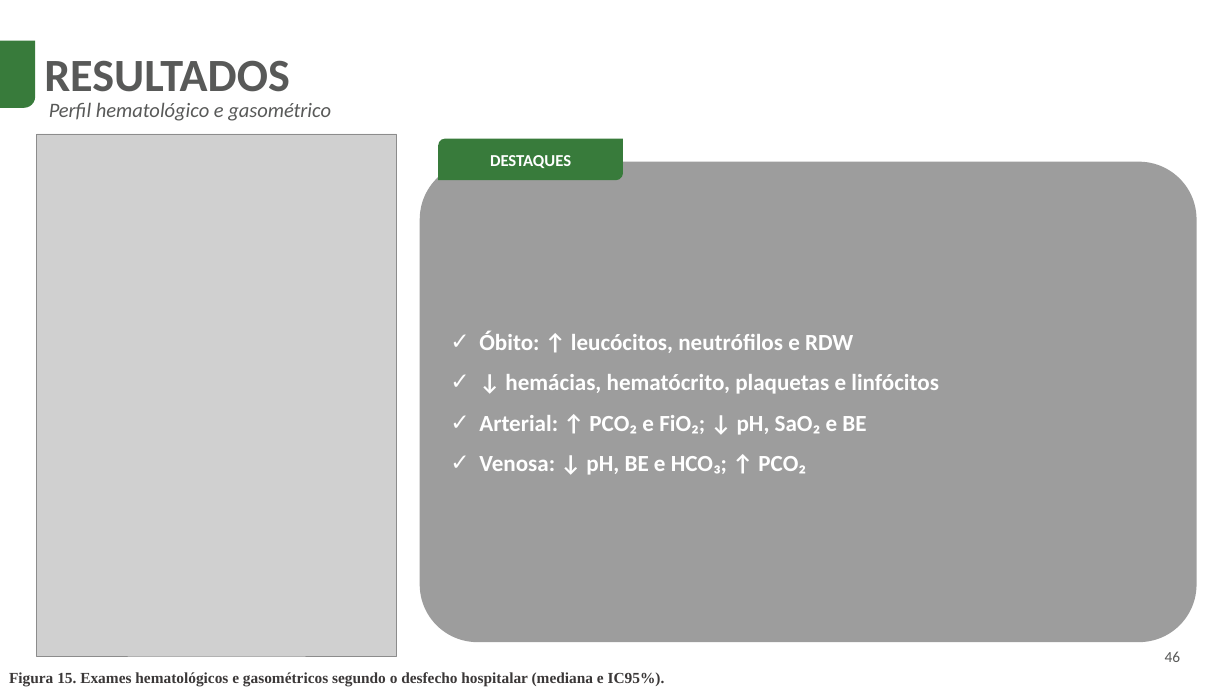
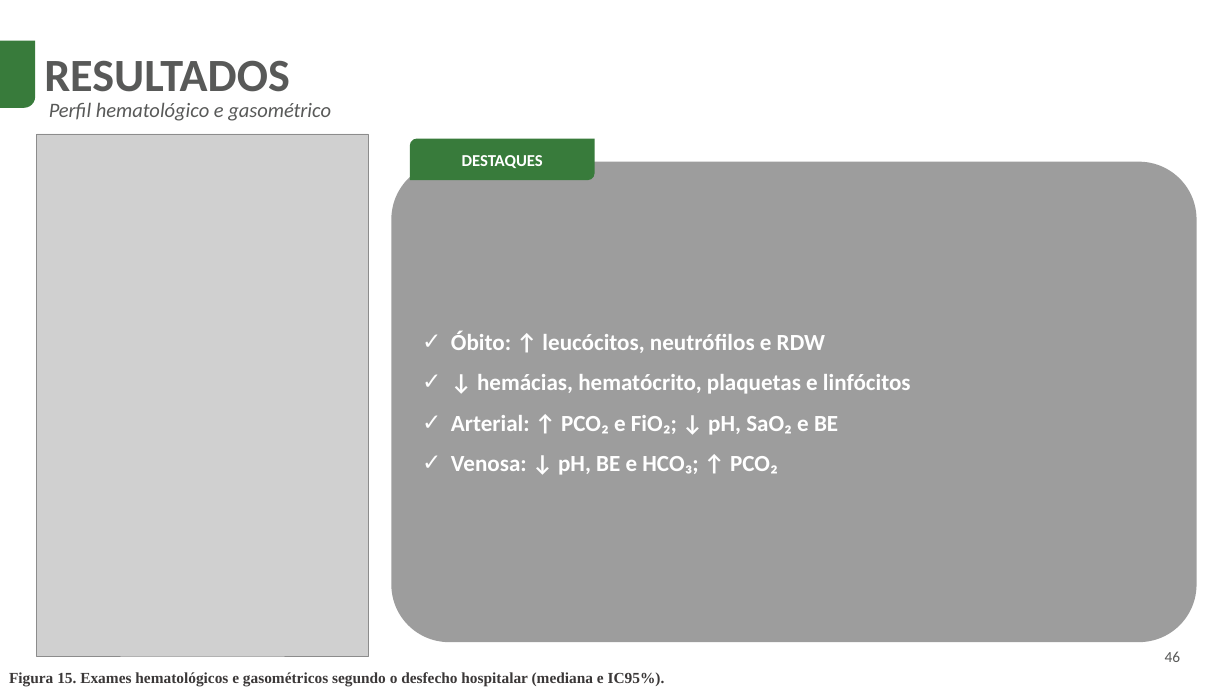
Before and after one commit to codespaperthesis/COVID-19-mortality-analysis, a slide deck: slide 46 of defesa/Defesa_Doutorado_zoom.pptx. Drawn at 1232x693 pixels with LibreOffice and Linux fonts; fonts in the diff are those of the drawing; grey boxes stand for pictures; background and template pictures are left out. Boxes give left, top, right and bottom in pixels: in the first picture for what was removed or moved away, otherwise in the second. Text is boxed around its words. In the diff, an @@ line names an element or a change of style, - is before the commit and + after.

```diff
--- a/defesa/Defesa_Doutorado_zoom.pptx
+++ b/defesa/Defesa_Doutorado_zoom.pptx
@@ picture: place and size @@
-picture at (37, 134, 396, 656)
+picture at (37, 134, 369, 656)
@@ round diag rect "DESTAQUES": place and size @@
-round diag rect "DESTAQUES" at (438, 139, 623, 180)
+round diag rect "DESTAQUES" at (410, 139, 595, 180)
@@ rounded rectangle "Óbito: ↑ leucócitos, neutrófilos e ...": place and size @@
-rounded rectangle "Óbito: ↑ leucócitos, neutrófilos e ..." at (420, 162, 1197, 642)
+rounded rectangle "Óbito: ↑ leucócitos, neutrófilos e ..." at (392, 162, 1197, 642)
```
Also in this commit, not shown: 12 other slides changed, 1 other file.
